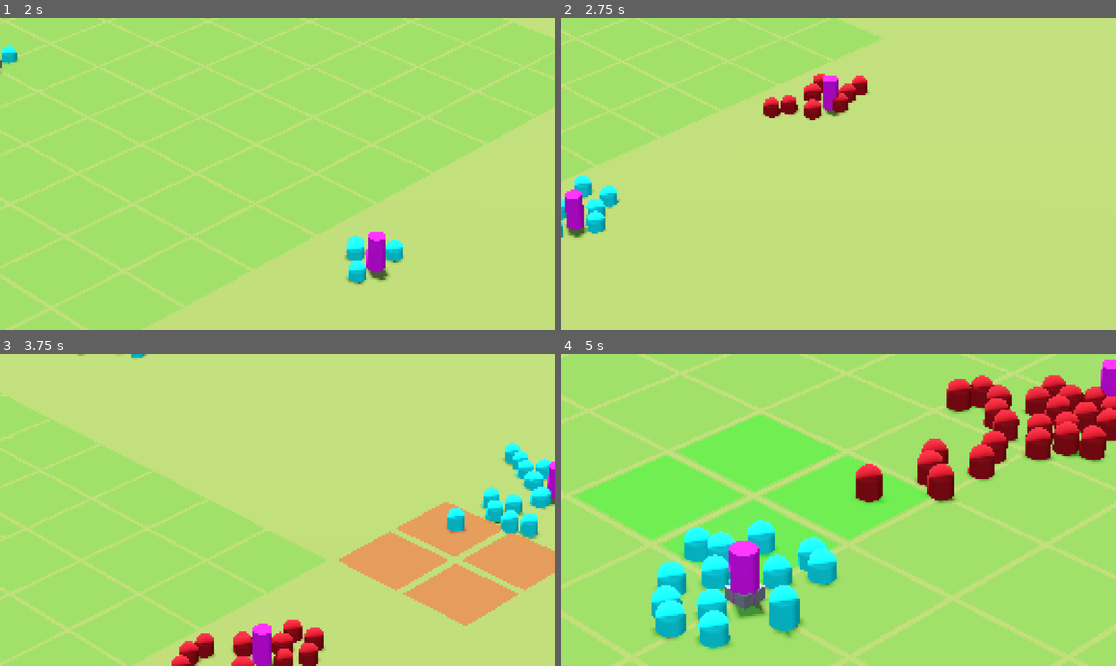
Above: before the commit, frames 1-4 (two rows, left to right).
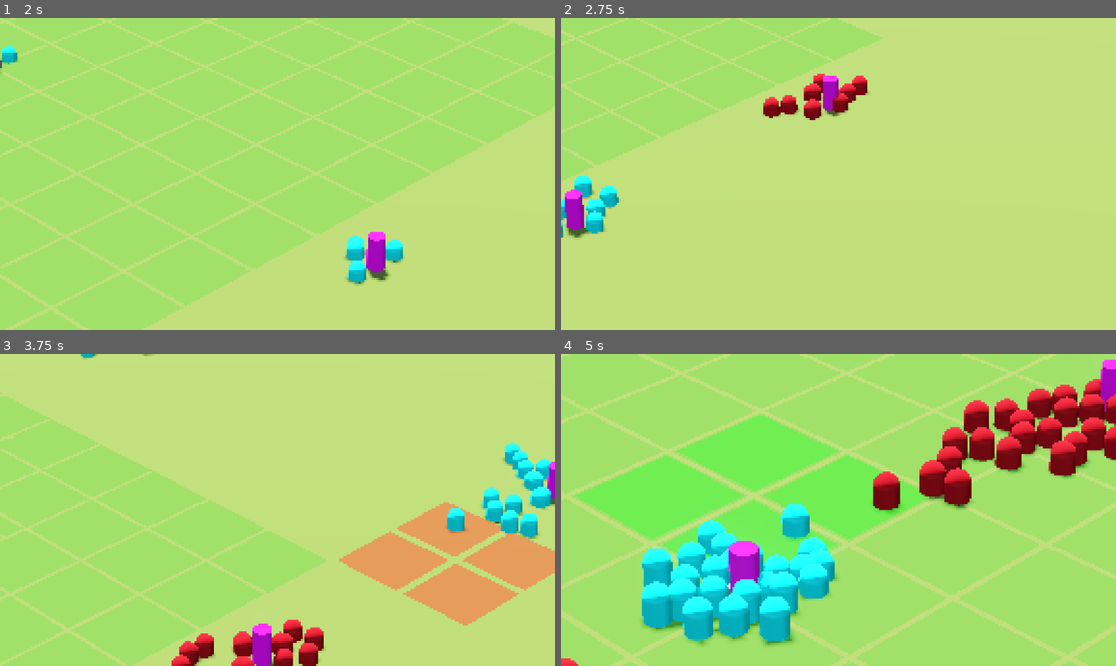
Above: after the commit, the same moments.

Repository: jalejr/Incrememental
Game: Godot game, scene res://scenes/game/game.tscn
Same seed, same stepped clock (60 frames per second), same inputs: the game is played once before the commit and once after it. The engine's default icon, where the game draws it, is replaced by a stand-in: a white triangle on a blue panel in a dark square.
Inputs (mouse positions are in pixels of both pictures, inside the frame that each line leads up to):
- Up to frame 1 (2 s): tap Enter (enter) at 0.5 s; move the mouse to (399, 158) at 0.52 s; hold Right (right) 0.53-1.28 s; hold Mouse wheel up (camera_zoom_in) 0.53-1.28 s; move the mouse to (166, 189) at 1.27 s; hold S (backward) from 1.28 s (still down); tap Mouse wheel down (camera_zoom_out) at 1.35 s
- Up to frame 2 (2.75 s): move the mouse to (894, 105) at 2.02 s; release S (backward) at 2.03 s; hold Right (right) from 2.03 s (still down); tap Enter (enter) at 2.1 s
- Up to frame 3 (3.75 s): move the mouse to (249, 572) at 2.77 s; release Right (right) at 2.78 s; hold W (forward) 2.78-3.53 s; click (249, 572) at 2.85 s; move the mouse to (444, 556) at 3.52 s; hold A (left) from 3.53 s (still down); tap F (test) at 3.6 s
- Up to frame 4 (5 s): keep holding A (left); move the mouse to (672, 463) at 4.27 s; tap Mouse wheel up (camera_zoom_in) at 4.35 s

Frame 1 is identical in both runs. In frame 2, less than 0.1% of the frame differs, in the area x 4-40%, y 28-70%; in frame 3, less than 0.1%; in frame 4, 17%, in the area x 0-100%, y 6-100%.
Error in both runs: Cannot call method 'storage_buffer_create' on a null value. (res://scripts/compositor/edge_detection_compositor.gd:20)

Commit message:
Changed Spatial Grid Manager to use 2D Array instead of dictionary

Diff:
--- a/scenes/game/game.tscn
+++ b/scenes/game/game.tscn
@@ -119,6 +119,8 @@
 size = Vector3(256, 1, 256)
 
 [node name="SpatialGridManager" parent="Node3D/SubViewportContainer/SubViewport/Level" instance=ExtResource("9_pg2xm")]
+grid_world_size = null
+grid_cell_size = null
 
 [node name="UnitManager" parent="Node3D/SubViewportContainer/SubViewport/Level" node_paths=PackedStringArray("navigation_region", "grid_manager") instance=ExtResource("10_gc57s")]
 unit_type_configs = Array[ExtResource("11_8b66f")]([ExtResource("12_3jaai"), ExtResource("13_otnwt")])
--- a/scripts/grids/spatial/spatial_grid.gd
+++ b/scripts/grids/spatial/spatial_grid.gd
@@ -1,18 +1,23 @@
 extends GridBase
 class_name SpatialGridManager
 
+## exports
+@export var grid_world_size: Vector2 = Vector2(512.0, 512.0)
+
 ## private vars
-var _unit_grid: Dictionary = {}
-var _building_grid: Dictionary = {}
+var _unit_grid: Array = []  # 2D array of Array[SpatialGridEntity]
+var _building_grid: Array = []  # 2D array of Array[SpatialGridEntity]
+var _grid_size: Vector2i = Vector2i.ZERO
 var _entity_id_to_entity_object: Dictionary[int, Variant] = {}
 var _entity_object_to_entity: Dictionary[Variant, SpatialGridEntity] = {}
 var _next_entity_id: int = 0
 
 ## built-in override methods
 func _ready() -> void:
+	_initialize_grids()
 	EventBus.building_placed.connect(_on_building_placed)
 	EventBus.building_removed.connect(_on_building_removed)
-	print("SpatialGridManager initialized")
+	print("SpatialGridManager initialized - Grid size: ", _grid_size.x, "x", _grid_size.y)
 
 
 ## public methods
@@ -94,11 +99,12 @@
 	var target_grid = _find_grid_to_target(entity_type)
 
 	for cell_to_check in cells_to_check:
-		if not target_grid.has(cell_to_check):
+		if not _is_cell_in_bounds(cell_to_check):
 			continue
 
-		var cell_units = target_grid[cell_to_check]
-		for entity in cell_units.values():
+		var cell_entities = target_grid[cell_to_check.x][cell_to_check.y]
+
+		for entity in cell_entities:
 			if seen_entities.has(entity.entity_id):
 				continue
 
@@ -166,11 +172,12 @@
 		var cells_in_ring = _get_cells_in_ring(center_cell, ring)
 
 		for cell in cells_in_ring:
-			if not target_grid.has(cell):
+			if not _is_cell_in_bounds(cell):
 				continue
 
-			var cell_units = target_grid[cell]
-			for entity in cell_units.values():
+			var cell_entities = target_grid[cell.x][cell.y]
+
+			for entity in cell_entities:
 				if seen_entities.has(entity.entity_id):
 					continue
 
@@ -199,45 +206,77 @@
 
 
 func get_grid_stats() -> Dictionary:
+	var occupied_cells = 0
+	for x in range(_grid_size.x):
+		for y in range(_grid_size.y):
+			if _unit_grid[x][y].size() > 0 or _building_grid[x][y].size() > 0:
+				occupied_cells += 1
+
 	return {
 		"total_entities": _entity_id_to_entity_object.size(),
-		"occupied_cells": _unit_grid.size(),
-		"cell_size": grid_cell_size
+		"occupied_cells": occupied_cells,
+		"cell_size": grid_cell_size,
+		"grid_dimensions": Vector2i(_grid_size.x, _grid_size.y)
 	}
 
 
 func print_stats():
 	var stats = get_grid_stats()
 	print("=== Grid Stats ===")
+	print("Grid dimensions: ", stats.grid_dimensions)
 	print("Occupied cells: ", stats.occupied_cells)
 	print("Total entities: ", stats.total_entities)
 	print("Avg entities per cell: ", float(stats.total_entities) / max(stats.occupied_cells, 1))
 
 ## private methods
+func _initialize_grids() -> void:
+	_grid_size.x = int(ceil(grid_world_size.x * 2.0 / grid_cell_size))
+	_grid_size.y = int(ceil(grid_world_size.y * 2.0 / grid_cell_size))
+
+	_unit_grid.resize(_grid_size.x)
+	_building_grid.resize(_grid_size.x)
+
+	for x in range(_grid_size.x):
+		_unit_grid[x] = []
+		_unit_grid[x].resize(_grid_size.y)
+		_building_grid[x] = []
+		_building_grid[x].resize(_grid_size.y)
+
+		for y in range(_grid_size.y):
+			_unit_grid[x][y] = []
+			_building_grid[x][y] = []
+
+
+func _is_cell_in_bounds(grid_pos: Vector2i) -> bool:
+	return (grid_pos.x >= 0 and grid_pos.x < _grid_size.x and
+			grid_pos.y >= 0 and grid_pos.y < _grid_size.y)
+
+
 func _add_to_grid(entity: SpatialGridEntity):
-	var target_grid: Dictionary = _find_grid_to_target(entity.entity_data.type)
+	var target_grid: Array = _find_grid_to_target(entity.entity_data.type)
 
 	for cell in entity.occupied_cells:
-		if not target_grid.has(cell):
-			target_grid[cell] = {}
-		target_grid[cell][entity.entity_id] = entity
+		if not _is_cell_in_bounds(cell):
+			continue
+
+		target_grid[cell.x][cell.y].append(entity)
 
 
 func _remove_from_grid(entity: SpatialGridEntity):
-	var target_grid: Dictionary = _find_grid_to_target(entity.entity_data.type)
+	var target_grid: Array = _find_grid_to_target(entity.entity_data.type)
 
 	for cell in entity.occupied_cells:
-		if not target_grid.has(cell):
+		if not _is_cell_in_bounds(cell):
 			continue
 
-		var cell_dict = target_grid[cell]
-		cell_dict.erase(entity.entity_id)
-
-		if cell_dict.is_empty():
-			target_grid.erase(cell)
-
-
-func _find_grid_to_target(entity_type: EntityData.Type) -> Dictionary:
+		var cell_array: Array = target_grid[cell.x][cell.y]
+		var index = cell_array.find(entity)
+
+		if index != -1:
+			cell_array.remove_at(index)
+
+
+func _find_grid_to_target(entity_type: EntityData.Type) -> Array:
 	match entity_type:
 		EntityData.Type.UNIT:
 			return _unit_grid
@@ -245,7 +284,7 @@
 			return _building_grid
 
 	push_error("Trying to access Unknown unit type grid ID: %d" % entity_type)
-	return {}
+	return []
 
 
 func _get_entity_object(entity: SpatialGridEntity) -> Variant:
Not shown, changed: .gitignore
